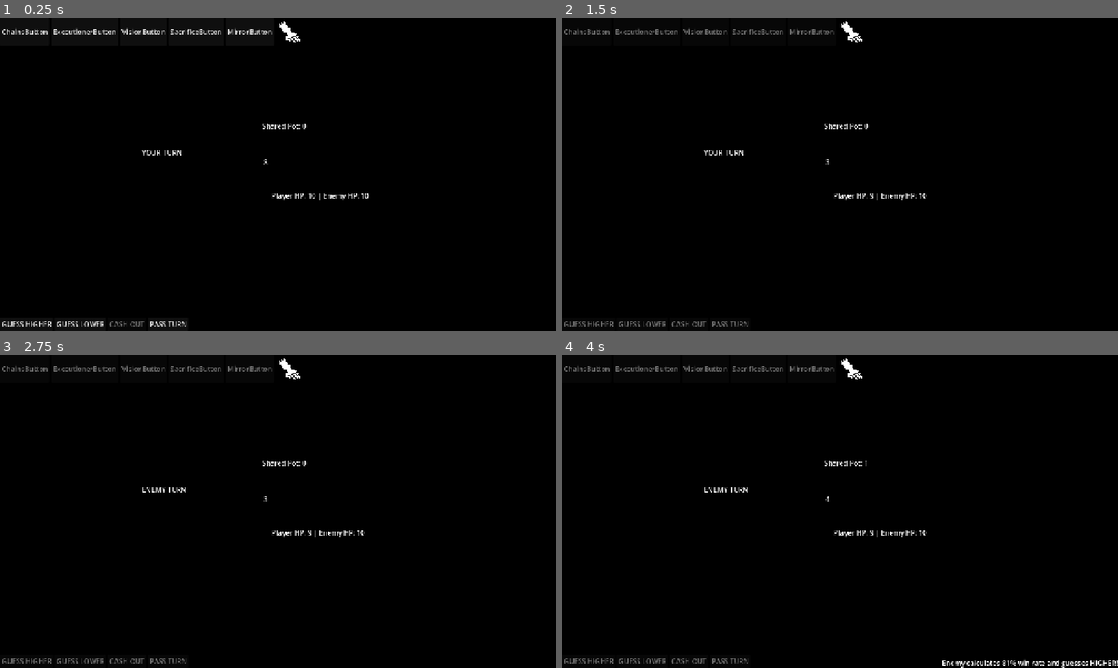
Above: before the commit, frames 1-4 (two rows, left to right).
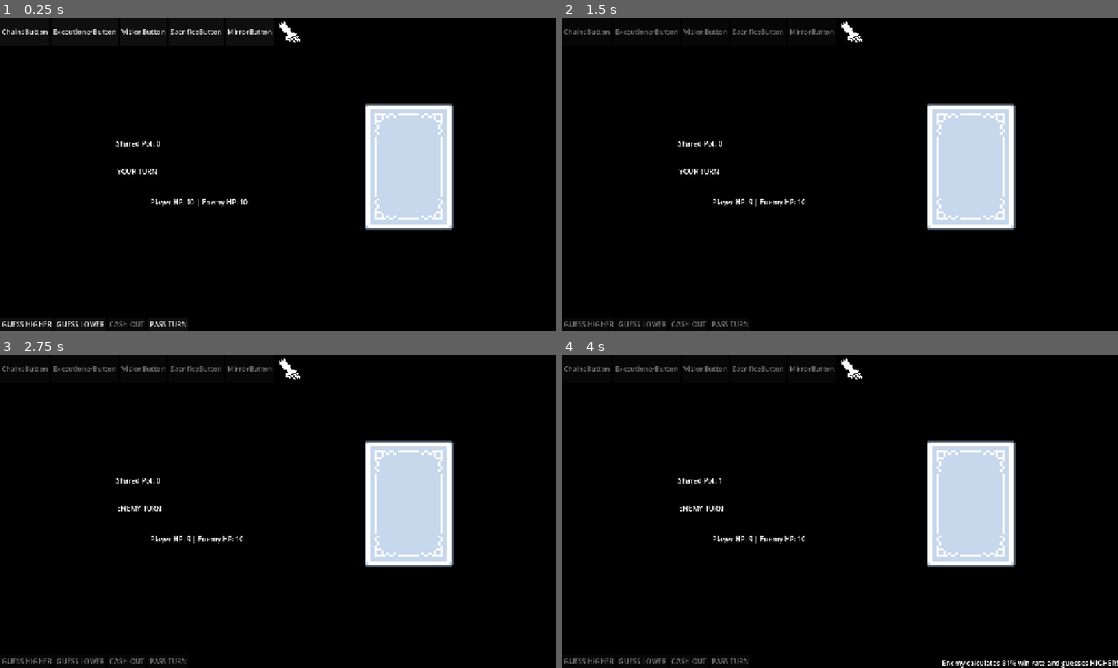
Above: after the commit, the same moments.

Repository: wadahac/HighLowPrototype
Game: Godot game, scene res://scenes/main.tscn
The game is run twice, just before and just after one commit, with the same random seed, the same clock (stepped at 60 frames per second) and the same inputs.
Inputs:
- Up to frame 1 (0.25 s): no input
- Up to frame 2 (1.5 s): click "GUESS HIGHER" at 0.5 s; tap Enter at 1.25 s
- Up to frame 3 (2.75 s): no input
- Up to frame 4 (4 s): tap Space at 2.75 s; tap Enter at 3.5 s

The runs differ from the first frame. In frame 1, 7.1% of the frame differs, in the area x 20-82%, y 27-68%; in frame 2, 7.1%; in frame 3, 7.1%; in frame 4, 7.1%.
Error after the commit: Invalid assignment of property or key 'text' with value of type 'String' on a base object of type 'null instance'. (res://src/HighLowGameManager.gd:546)

Commit message:
Update main.tscn

Diff:
--- a/high-low-prototype/scenes/main.tscn
+++ b/high-low-prototype/scenes/main.tscn
@@ -2,6 +2,7 @@
 
 [ext_resource type="Script" uid="uid://dtgy32ffiy1h7" path="res://src/HighLowGameManager.gd" id="1_o5qli"]
 [ext_resource type="Script" uid="uid://bikflwn44ytxp" path="res://src/EnemyAI.gd" id="2_0wfyh"]
+[ext_resource type="Texture2D" uid="uid://dm5lou6we6swy" path="res://assets/cards/card_7.png" id="2_jyhfs"]
 [ext_resource type="Texture2D" uid="uid://dlf70ia2gimmb" path="res://assets/trumps/SoulThievery.png" id="2_sugp2"]
 
 [node name="Main" type="Node2D" unique_id=182343160]
@@ -37,27 +38,13 @@
 grow_vertical = 2
 metadata/_edit_use_anchors_ = true
 
-[node name="BaseCardLabel" type="Label" parent="UI_Layer/Table" unique_id=1226807319]
-layout_mode = 1
-anchors_preset = -1
-anchor_left = -0.925
-anchor_top = -0.525
-anchor_right = 0.925
-anchor_bottom = -0.525
-offset_left = 24.0
-offset_top = 1.0
-offset_right = 64.0
-offset_bottom = 24.0
-text = "card number 7"
-metadata/_edit_use_anchors_ = true
-
 [node name="ComboLabel" type="Label" parent="UI_Layer/Table" unique_id=1642129600]
 layout_mode = 1
 anchors_preset = -1
-anchor_left = -0.425
-anchor_top = -2.575
-anchor_right = 1.25
-anchor_bottom = -2.575
+anchor_left = -8.825
+anchor_top = -1.575
+anchor_right = -7.15
+anchor_bottom = -1.575
 offset_right = 40.0
 offset_bottom = 23.0
 text = "combo level 2"
@@ -66,10 +53,10 @@
 [node name="HealthLabel" type="Label" parent="UI_Layer/Table" unique_id=1089129879]
 layout_mode = 1
 anchors_preset = -1
-anchor_left = 0.125
-anchor_top = 1.425
-anchor_right = 0.7
-anchor_bottom = 1.425
+anchor_left = -6.85
+anchor_top = 1.8
+anchor_right = -6.275
+anchor_bottom = 1.8
 offset_right = 40.0
 offset_bottom = 23.0
 text = "health 7"
@@ -77,11 +64,27 @@
 
 [node name="turn" type="Label" parent="UI_Layer/Table" unique_id=1754259211]
 layout_mode = 0
-offset_left = -294.0
-offset_top = -42.0
-offset_right = -97.0
-offset_bottom = -19.0
+offset_left = -351.0
+offset_top = 1.0
+offset_right = -154.0
+offset_bottom = 24.0
 text = "temporary text label turn"
+
+[node name="CardDisplay" type="TextureRect" parent="UI_Layer/Table" unique_id=1350397349]
+layout_mode = 1
+anchors_preset = -1
+anchor_left = 8.025
+anchor_top = 0.05
+anchor_right = 8.025
+anchor_bottom = 0.05
+offset_left = -156.0
+offset_top = -156.0
+offset_right = 156.0
+offset_bottom = 156.0
+grow_horizontal = 2
+grow_vertical = 2
+texture = ExtResource("2_jyhfs")
+metadata/_edit_use_anchors_ = true
 
 [node name="ButtonsContainer" type="HBoxContainer" parent="UI_Layer" unique_id=519503482]
 anchors_preset = 12
